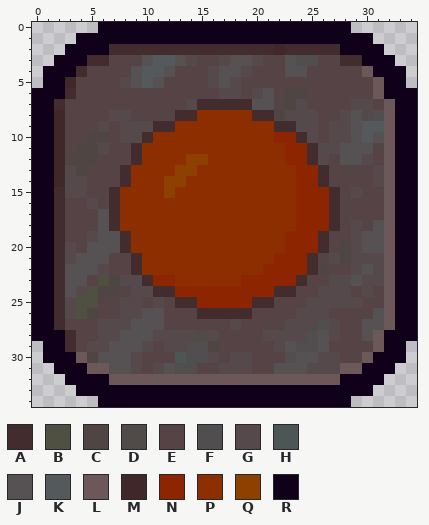
Pixel-art sprite: resources/sprites/gui/buttons/towerBuy/booster/003.png. The picture above is the old version.
The file is 35x35 pixels. Colours within 5 levels of each other are drawn and written as one.
Palette (. is transparent): A #422c2e  B #4f4f42  C #4f4643  D #504a49  E #564346  F #504e4f  G #56494b  H #4b5655  J #565253  K #545a5b  L #6d5859  M #402828  N #8d2500  P #8d2e00  Q #8d4100  R #110019
Pixels before, first column x 0:
 0 ......RRRRRRRRRRRRRRRRRRRRRRR......
 1 ....RRRRRRRRRRRRRRRRRRRRRRRRRRR....
 2 ...RRRRAAAAAAAAAAAAAAAMAAAAARRRR...
 3 ..RRRAAEEEJKKJGEEGJJGEEJFFEEAARRR..
 4 .RRRAEEEEJKKJEEEGJJGEEEJJEEEEELRRR.
 5 .RRMEEEEGJKJEEEEGJGEEEEEEEEEEEELRR.
 6 RRRAEEEEEEEEEEEEEGGEGJECCEEEEEELRRR
 7 RRAEEEEEEEEEEEGAAAAAJJECGEEEEGGELRR
 8 RRMEEEEGGEEEEAAPPPPPAACGGGEEGJGFLRR
 9 RRMEEEGEGGGAAPPPPPPPPPAAGGEGGJKKLRR
10 RRMEECCEGGAPPPPPPPPPPPNNAGEGGJKJLRR
11 RRMECCGEEAPPPPPPPPPPPPPNNAGGJJJELRR
12 RRMCCCEEEAPPPPQQPPPPPPPNNAGEJJGELRR
13 RRMGCEEEAPPPPQQPPPPPPPPPNNAEEEEGLRR
14 RRMGGEEEAPPPQQPPPPPPPPPPNNAEEEEGLRR
15 RRAGGEEAPPPPQPPPPPPPPPPPNNNAEGEELRR
16 RRAEEGEAPPPPPPPPPPPPPPPPNNNAEEEELRR
17 RRAEEEJAPPPPPPPPPPPPPPPPNNNAEEEELRR
18 RRAEEEJAPPPPPPPPPPPPPPPPNNNAEGEJLRR
19 RRAEEGJJAPPPPPPPPPPPPPPNNNAEEGJJLRR
20 RRAGEJJJAPPPPPPPPPPPPPPNNNAECGJJLRR
21 RRAGJJJEEAPPPPPPPPPPPPNNNAEGCGGGLRR
22 RRAJJJGEEAPPPPPPPPPPPNNNNACEEGJGLRR
23 RRAJJEBCGGANNPPPPPPNNNNNAEEGGJGGLRR
24 RRAJGBCCEGGAANNNNNNNNNAAEEGGGEGELRR
25 RRAGBBEEGGEGEAANNNNNAAEEEGGGGGEELRR
26 RRAGBCEEGGJJEEEAAAAAEEEEGGGEEEEJLRR
27 RRAEEEGGGJJJEEEEEEGEEEEGGGFGEEJJLRR
28 RRRAEEGGJJJGGGGDGEEEEGGGGFJGEEJLRRR
29 .RRAEGGJJJGEGGFFCEEEEEGJFFJEEEELRR.
30 .RRRLCJJJGEEEHFFGEGGEEEFJJGGEELRRR.
31 ..RRRLLJJGEGJFFEEGGGEEJJJGGGLLRRR..
32 ...RRRRLLLLLLLLLLLLLLLLLLLLLRRRR...
33 ....RRRRRRRRRRRRRRRRRRRRRRRRRRR....
34 ......RRRRRRRRRRRRRRRRRRRRRRR......
Once edited:
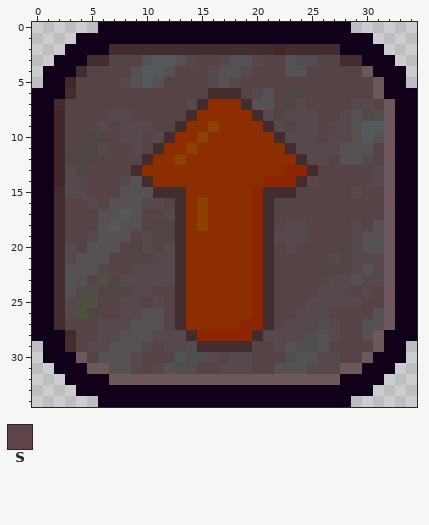
Colours new in this view: S #5e4448
The exact change:
y 6: x 16..18 EGG -> AAA
y 7: x 16..18 AAA -> PPP
y 8: x 13 A -> E; x 21 A -> G
y 9: x 11..13 AAP -> EEA; x 16 P -> Q; x 21..23 PAA -> AGE
y 10: x 10..12 APP -> EGA; x 15 P -> Q; x 22..24 NNA -> AGG
y 11: x 9..11 APP -> GEA; x 14 P -> Q; x 23..25 NNA -> AGG
y 12: x 9..10 AP -> EA; x 13..15 PQQ -> QPP; x 23..25 NNA -> PAG
y 13: x 8..9 AP -> EA; x 13..14 QQ -> PP; x 23 P -> N; x 25..26 NA -> AE
y 14: x 8..10 APP -> GJA; x 12..13 QQ -> PP; x 21..26 PPPNNA -> NNNASE
y 15: x 7..13 APPPPQP -> EJJJAAA; x 20..27 PPPPNNNA -> NAAAEEEE
y 16: x 7..13 APPPPPP -> JJJGGEA; x 15 P -> Q; x 20..27 PPPPNNNA -> NAEEEEEE
y 17: x 7..13 APPPPPP -> JKJEEGA; x 15 P -> Q; x 20..27 PPPPNNNA -> NAEEEEEE
y 18: x 7..13 APPPPPP -> KJJECCA; x 15 P -> Q; x 20..27 PPPPNNNA -> NAEGGEEE
y 19: x 8..13 APPPPP -> JEGCCA; x 20..26 PPPNNNA -> NAGGGEE
y 20: x 8..13 APPPPP -> ECGCGA; x 20..26 PPPNNNA -> NAEGEEE
y 21: x 9..13 APPPP -> CCGGA; x 20..25 PPNNNA -> NAEEEE
y 22: x 9..13 APPPP -> GGGGA; x 20..25 PNNNNA -> NAEEEE
y 23: x 10..13 ANNP -> GGGA; x 19 N -> P; x 21..24 NNNA -> AEEE
y 24: x 11..19 AANNNNNNN -> EEAPPPPPP; x 21..23 NAA -> AEE
y 25: x 14..20 ANNNNNA -> PPPPPPN
y 26: x 13..21 EEAAAAAEE -> APPPPPPNA
y 27: x 13..21 EEEEEGEEE -> APPPPPNNA
y 28: x 14..20 GDGEEEE -> ANNNNNA
y 29: x 15..19 FCEEE -> AAAAA
Changed places in both pictures, as pixel boxes (x1, y1, x2, y2):
changed: (109, 88, 340, 352)
